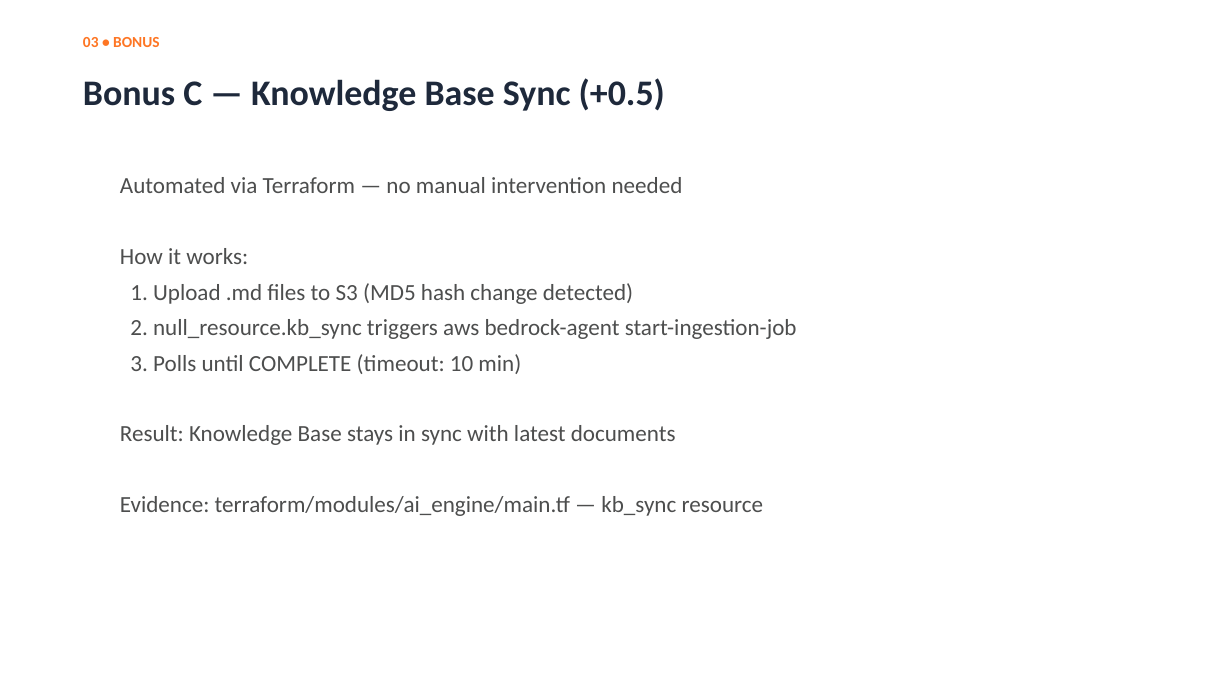
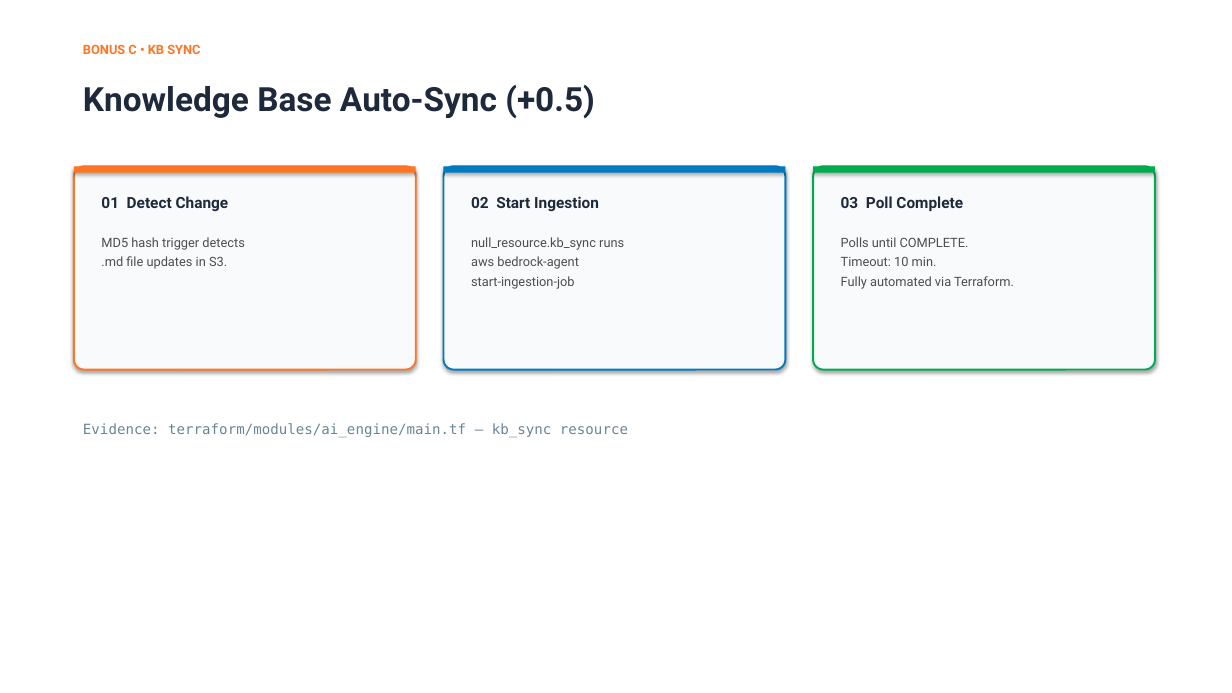
Before and after one commit to NguyenHuuDinh135/G9-W4, a slide deck: slide 14 of slides/W4_presentation.pptx (slide 12 before the commit). Drawn at 1232x693 pixels with LibreOffice and Linux fonts; fonts in the diff are those of the drawing. Boxes give left, top, right and bottom in pixels: in the first picture for what was removed or moved away, otherwise in the second. Text is boxed around its words. In the diff, an @@ line names an element or a change of style, - is before the commit and + after.

```diff
--- a/slides/W4_presentation.pptx
+++ b/slides/W4_presentation.pptx
@@ text at <box>83,44,200,54</box>: text changed; size 12 to 10 pt; font Calibri to Roboto @@
-03 • BONUS
+BONUS C • KB SYNC
@@ text at <box>83,85,595,118</box>: text changed; size 28 to 26 pt; font Calibri to Roboto @@
-Bonus C — Knowledge Base Sync (+0.5)
+Knowledge Base Auto-Sync (+0.5)
@@ rounded rectangle added at <box>74,166,416,370</box>, fill #F9FAFB, outline #FE7624 1.5 pt @@
@@ rectangle added at <box>74,166,416,173</box>, fill #FE7624 @@
@@ text removed at <box>120,177,797,516</box> @@
-Automated via Terraform — no manual intervention needed
-How it works:
-1. Upload .md files to S3 (MD5 hash change detected)
-2. null_resource.kb_sync triggers aws bedrock-agent start-ingestion-job
-3. Polls until COMPLETE (timeout: 10 min)
-Result: Knowledge Base stays in sync with latest documents
-Evidence: terraform/modules/ai_engine/main.tf — kb_sync resource
@@ rounded rectangle added at <box>444,166,786,370</box>, fill #F9FAFB, outline #007BC1 1.5 pt @@
@@ rectangle added at <box>444,166,786,173</box>, fill #007BC1 @@
@@ rounded rectangle added at <box>813,166,1155,370</box>, fill #F9FAFB, outline #00AC4E 1.5 pt @@
@@ rectangle added at <box>813,166,1155,173</box>, fill #00AC4E @@
@@ text added at <box>101,196,229,211</box>, 12 pt, text #1E293B, bold @@
+01 Detect Change
@@ text added at <box>471,196,599,211</box>, 12 pt, text #1E293B, bold @@
+02 Start Ingestion
@@ text added at <box>841,196,963,211</box>, 12 pt, text #1E293B, bold @@
+03 Poll Complete
@@ text added at <box>101,237,244,269</box>, 10 pt, text #4D4E4E @@
+MD5 hash trigger detects
+.md file updates in S3.
@@ text added at <box>471,237,624,289</box>, 10 pt, text #4D4E4E @@
+null_resource.kb_sync runs
+aws bedrock-agent
+start-ingestion-job
@@ text added at <box>841,237,1014,289</box>, 10 pt, text #4D4E4E @@
+Polls until COMPLETE.
+Timeout: 10 min.
+Fully automated via Terraform.
@@ text added at <box>83,423,628,437</box>, 11 pt, text #698695 @@
+Evidence: terraform/modules/ai_engine/main.tf — kb_sync resource
```
Also in this commit, not shown: 13 other slides changed, 2 slides added, 1 other file.
